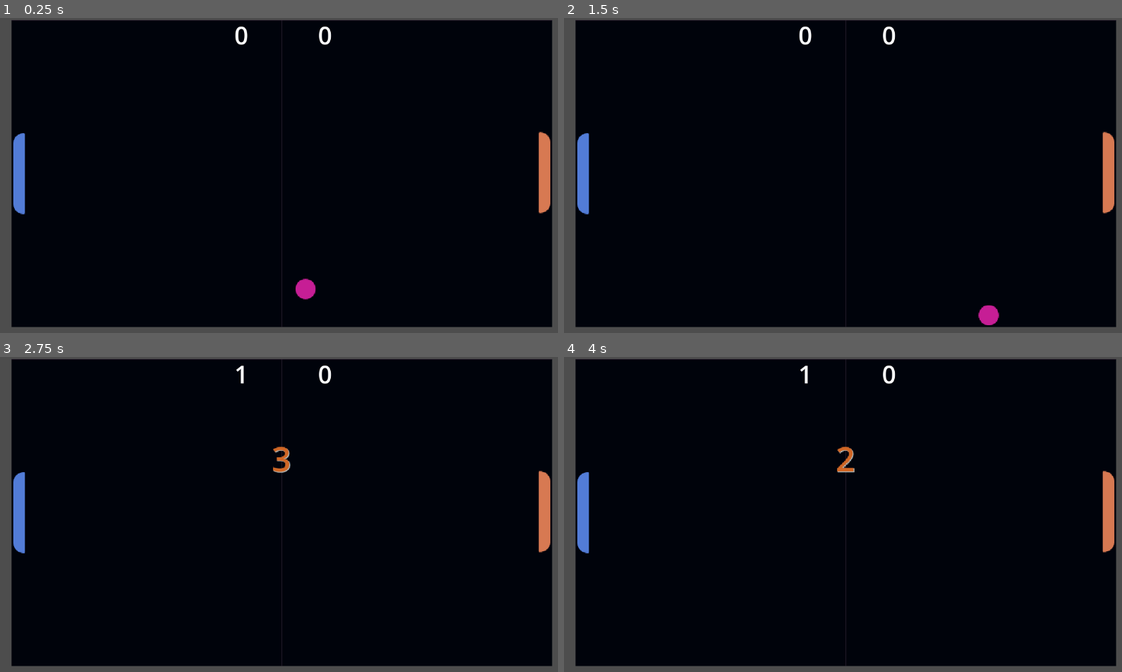
Above: before the commit, frames 1-4 (two rows, left to right).
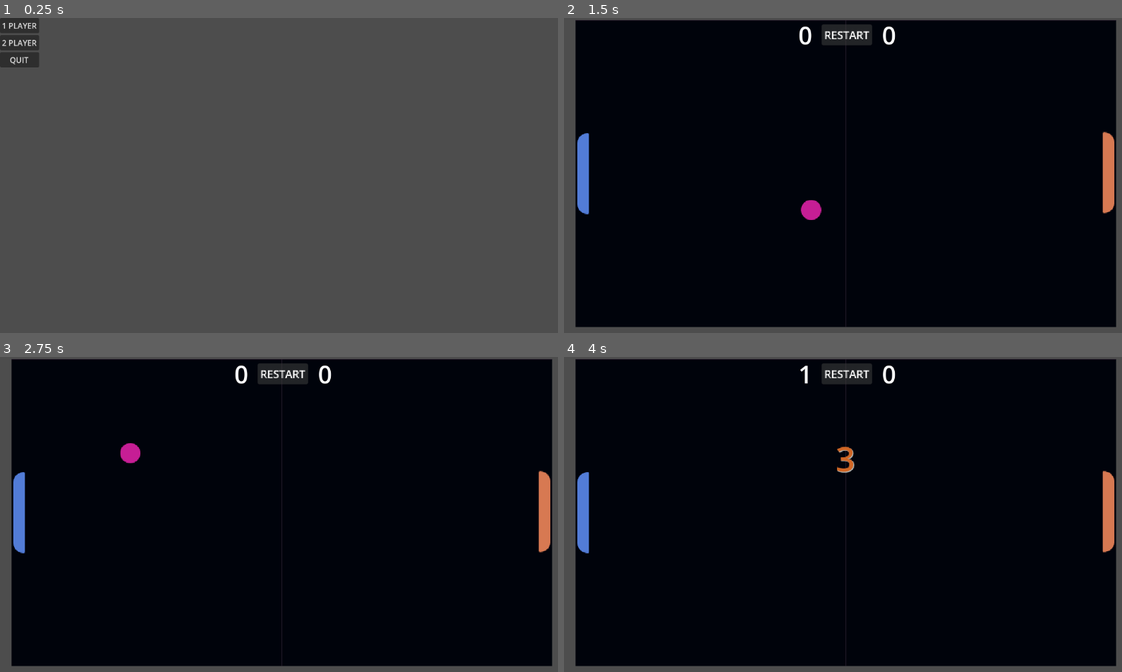
Above: after the commit, the same moments.

Repository: ZYeagerist/Pong_Game
Game: Godot game, scene res://Scenes/menu.tscn
The game is run twice, just before and just after one commit, with the same random seed, the same clock (stepped at 60 frames per second) and the same inputs. Before the commit the project starts from res://Scenes/world_scene.tscn.
Inputs (mouse positions are in pixels of both pictures, inside the frame that each line leads up to):
- Up to frame 1 (0.25 s): no input
- Up to frame 2 (1.5 s): click (586, 43) at 0.5 s, where only the run after the commit has a clickable "2 PLAYER"; click (848, 33) at 1.25 s, where only the run after the commit has a clickable "RESTART"
- Up to frame 3 (2.75 s): click (284, 372) at 2 s, where only the run after the commit has a clickable "RESTART"
- Up to frame 4 (4 s): click (848, 372) at 2.75 s, where only the run after the commit has a clickable "RESTART"; hold Up (up) from 3.53 s (still down); hold S (s) from 3.53 s (still down); tap W (w) at 3.8 s

The runs differ from the first frame. In frame 1, 95% of the frame differs, in the area x 0-99%, y 0-99%; in frame 2, 1.0%; in frame 3, 1.0%; in frame 4, 0.7%.

Commit message:
Final commit V1
Final commit

Changed a few things. gave two player and one player options
with a menu. theres a restart button now and the cpu goes a bit slower everytime it hits the ball to compensate for its perfection

Will come back to this project. Moving on to flappy bird. Will come back and change one or two things every now and then

Diff:
--- /dev/null
+++ b/Menu.gd
@@ -0,0 +1,17 @@
+extends Control
+
+
+
+func _on_play_pressed():
+	GameSettings.current_mode = GameSettings.GameMode.ONE_PLAYER
+	get_tree().change_scene_to_file("res://Scenes/world_scene.tscn")
+
+
+
+func _on_quit_pressed():
+	get_tree().quit()
+
+
+func _on__player_pressed():
+	GameSettings.current_mode = GameSettings.GameMode.TWO_PLAYER
+	get_tree().change_scene_to_file("res://Scenes/world_scene.tscn")
--- a/Scenes/Ball.gd
+++ b/Scenes/Ball.gd
@@ -1,11 +1,16 @@
 extends CharacterBody2D
 
-var ball_speed = 200
+var ball_speed = 500
 var ball_accel = 50
 var speed : int
 var ball_movement : Vector2
+var MAX_Y_VECTOR : float = 0.6
+
 
 func _ready():
+	var sprite = $"../Player/Sprite2D"
+	var p_height = sprite.texture.get_height()
+	print(p_height)
 	new_ball()
 
 
@@ -33,3 +38,6 @@
 			ball_movement = ball_movement.bounce(collision.get_normal())
 		else:
 			ball_movement = ball_movement.bounce(collision.get_normal())
+	if collider == $"../Computer":
+		$"../Computer".speed -= 10
+		print($"../Computer".speed)
--- a/Scenes/Computer.gd
+++ b/Scenes/Computer.gd
@@ -1,12 +1,13 @@
 extends CharacterBody2D
 
 @export var speed = 400
+var ball
 
 
+func _ready():
+	ball = $"../Ball"
 
-
-
-func _physics_process(delta):
+func handle_two_player_input(delta):
 	var input = Vector2()
 
 	if Input.is_action_pressed("w"):
@@ -14,8 +15,25 @@
 	if Input.is_action_pressed("s"):
 		input.y += 1
 
-
-
 	velocity = input * speed
 	input.normalized()
 	input = move_and_slide()
+
+
+func handle_one_player_input(delta):
+	var input = Vector2(0, get_direction())
+	velocity = input * speed
+	input = move_and_slide()
+
+func get_direction():
+	if abs(ball.position.y - position.y) > 25:
+		if ball.position.y > position.y: return 1
+		else: return -1
+	else: return 0
+
+
+func _physics_process(delta):
+	if GameSettings.current_mode == GameSettings.GameMode.TWO_PLAYER:
+		handle_two_player_input(delta)
+	else:
+		handle_one_player_input(delta)
--- /dev/null
+++ b/Scenes/menu.tscn
@@ -0,0 +1,41 @@
+[gd_scene load_steps=2 format=3 uid="uid://c3eyjdquyieag"]
+
+[ext_resource type="Script" path="res://Menu.gd" id="1_wd5rd"]
+
+[node name="Menu" type="Control"]
+layout_mode = 3
+anchors_preset = 15
+anchor_right = 1.0
+anchor_bottom = 1.0
+grow_horizontal = 2
+grow_vertical = 2
+script = ExtResource("1_wd5rd")
+
+[node name="MarginContainer" type="MarginContainer" parent="."]
+layout_mode = 0
+offset_right = 40.0
+offset_bottom = 40.0
+
+[node name="VBoxContainer" type="VBoxContainer" parent="MarginContainer"]
+layout_mode = 2
+
+[node name="1 Player" type="Button" parent="MarginContainer/VBoxContainer"]
+layout_mode = 2
+text = "1 PLAYER"
+
+[node name="2 Player" type="Button" parent="MarginContainer/VBoxContainer"]
+layout_mode = 2
+text = "2 PLAYER"
+
+[node name="Quit" type="Button" parent="MarginContainer/VBoxContainer"]
+layout_mode = 2
+text = "QUIT"
+
+[node name="Timer" type="Timer" parent="."]
+wait_time = 3.0
+one_shot = true
+
+[connection signal="pressed" from="MarginContainer/VBoxContainer/1 Player" to="." method="_on_play_pressed"]
+[connection signal="pressed" from="MarginContainer/VBoxContainer/2 Player" to="." method="_on__player_pressed"]
+[connection signal="pressed" from="MarginContainer/VBoxContainer/Quit" to="." method="_on_quit_pressed"]
+[connection signal="timeout" from="Timer" to="." method="_on_timer_timeout"]
--- a/Scenes/world_scene.gd
+++ b/Scenes/world_scene.gd
@@ -18,12 +18,14 @@
 
 
 
+
+
 func reset_speed():
 
 	new_player_speed = 0
 	$Player.speed = new_player_speed
 	new_computer_speed = 0
-	$Computer.speed = new_player_speed
+	$Computer.speed = new_computer_speed
 
 
 
@@ -74,3 +76,8 @@
 	$Computer.speed = 400
 	$Ball.show()
 	$Ball.ball_movement = $Ball.random_direction()
+
+
+
+func _on_restart_pressed():
+	get_tree().reload_current_scene()
--- a/Scenes/world_scene.tscn
+++ b/Scenes/world_scene.tscn
@@ -1,12 +1,11 @@
-[gd_scene load_steps=18 format=3 uid="uid://h1r7utk8gtn2"]
+[gd_scene load_steps=16 format=3 uid="uid://h1r7utk8gtn2"]
 
 [ext_resource type="Texture2D" uid="uid://bksxumr55ahwh" path="res://Assets/Board.png" id="1_v3gex"]
 [ext_resource type="Script" path="res://Scripts/Player_2d.gd" id="2_t7nvd"]
 [ext_resource type="Script" path="res://Scenes/world_scene.gd" id="2_xiw4f"]
 [ext_resource type="Texture2D" uid="uid://b5o23nwu2aesa" path="res://Assets/Player.png" id="3_81la5"]
-[ext_resource type="Texture2D" uid="uid://b23kgirec6jvp" path="res://Assets/Computer.png" id="4_vwvk0"]
 [ext_resource type="Script" path="res://Scenes/Ball.gd" id="5_2pjcf"]
-[ext_resource type="Script" path="res://Scenes/Computer.gd" id="5_p80kc"]
+[ext_resource type="PackedScene" uid="uid://cx0b56k0jno3c" path="res://computer.tscn" id="5_q07eu"]
 [ext_resource type="AudioStream" uid="uid://bnl2xadvtaq6b" path="res://Sounds/254__noisecollector__pong-softsynth/4359__noisecollector__pongblipf4.wav" id="5_rplpl"]
 [ext_resource type="Texture2D" uid="uid://b1bkcgml3xc0o" path="res://Assets/Ball.png" id="6_i6b7f"]
 [ext_resource type="AudioStream" uid="uid://cqhd5bm768pej" path="res://Sounds/arcade-70780.mp3" id="9_h86fy"]
@@ -15,9 +14,6 @@
 
 [sub_resource type="RectangleShape2D" id="RectangleShape2D_oy2ng"]
 size = Vector2(18.3233, 119)
-
-[sub_resource type="RectangleShape2D" id="RectangleShape2D_j4wx5"]
-size = Vector2(18.3232, 119)
 
 [sub_resource type="RectangleShape2D" id="RectangleShape2D_x01v8"]
 size = Vector2(803.889, 20)
@@ -47,17 +43,7 @@
 position = Vector2(0.838348, -0.356293)
 shape = SubResource("RectangleShape2D_oy2ng")
 
-[node name="Computer" type="CharacterBody2D" parent="."]
-position = Vector2(-389.113, 0)
-collision_mask = 3
-script = ExtResource("5_p80kc")
-
-[node name="Sprite2D" type="Sprite2D" parent="Computer"]
-texture = ExtResource("4_vwvk0")
-
-[node name="CollisionShape2D" type="CollisionShape2D" parent="Computer"]
-position = Vector2(-0.838379, -0.356293)
-shape = SubResource("RectangleShape2D_j4wx5")
+[node name="Computer" parent="." instance=ExtResource("5_q07eu")]
 
 [node name="Boundary" type="StaticBody2D" parent="."]
 position = Vector2(0, -236.574)
@@ -152,6 +138,32 @@
 [node name="Countdown" type="AudioStreamPlayer2D" parent="."]
 stream = ExtResource("12_mui0h")
 
+[node name="MarginContainer" type="MarginContainer" parent="."]
+offset_left = -35.5072
+offset_top = -221.014
+offset_right = 39.4928
+offset_bottom = -181.014
+
+[node name="VBoxContainer" type="VBoxContainer" parent="MarginContainer"]
+layout_mode = 2
+
+[node name="Restart" type="Button" parent="MarginContainer/VBoxContainer"]
+layout_mode = 2
+theme_override_colors/font_color = Color(0.729243, 0.50687, 0.379501, 1)
+theme_override_colors/font_pressed_color = Color(0.897391, 0.662878, 0.505876, 1)
+theme_override_colors/font_hover_color = Color(1, 1, 1, 1)
+theme_override_colors/font_focus_color = Color(1, 1, 1, 1)
+theme_override_colors/font_hover_pressed_color = Color(1, 1, 1, 1)
+theme_override_colors/font_disabled_color = Color(0.95158, 0.95158, 0.95158, 1)
+theme_override_colors/font_outline_color = Color(1, 1, 1, 1)
+theme_override_colors/icon_normal_color = Color(1, 1, 1, 1)
+theme_override_colors/icon_pressed_color = Color(1, 1, 1, 1)
+theme_override_colors/icon_hover_color = Color(1, 1, 1, 1)
+theme_override_colors/icon_hover_pressed_color = Color(1, 1, 1, 1)
+theme_override_colors/icon_focus_color = Color(0.920907, 0.851741, 0.790522, 1)
+text = "RESTART"
+
 [connection signal="body_entered" from="GoalPostRight" to="." method="_on_goal_post_right_body_entered"]
 [connection signal="body_entered" from="GoalPostLeft" to="." method="_on_goal_post_left_body_entered"]
 [connection signal="timeout" from="BallTimer" to="." method="_on_ball_timer_timeout"]
+[connection signal="pressed" from="MarginContainer/VBoxContainer/Restart" to="." method="_on_restart_pressed"]
--- a/Scripts/Player_2d.gd
+++ b/Scripts/Player_2d.gd
@@ -1,6 +1,7 @@
 extends CharacterBody2D
 
 @export var speed = 400
+var p_height : float
 
 
 
--- /dev/null
+++ b/computer.tscn
@@ -0,0 +1,19 @@
+[gd_scene load_steps=4 format=3 uid="uid://cx0b56k0jno3c"]
+
+[ext_resource type="Script" path="res://Scenes/Computer.gd" id="1_jxr63"]
+[ext_resource type="Texture2D" uid="uid://b23kgirec6jvp" path="res://Assets/Computer.png" id="2_mh5rr"]
+
+[sub_resource type="RectangleShape2D" id="RectangleShape2D_j4wx5"]
+size = Vector2(18.3232, 119)
+
+[node name="Computer" type="CharacterBody2D"]
+position = Vector2(-389.113, 0)
+collision_mask = 3
+script = ExtResource("1_jxr63")
+
+[node name="Sprite2D" type="Sprite2D" parent="."]
+texture = ExtResource("2_mh5rr")
+
+[node name="CollisionShape2D" type="CollisionShape2D" parent="."]
+position = Vector2(-0.838379, -0.356293)
+shape = SubResource("RectangleShape2D_j4wx5")
--- /dev/null
+++ b/game_settings.gd
@@ -0,0 +1,8 @@
+extends Node
+
+enum GameMode {
+	ONE_PLAYER,
+	TWO_PLAYER
+}
+
+var current_mode: GameMode = GameMode.ONE_PLAYER
--- a/project.godot
+++ b/project.godot
@@ -11,8 +11,12 @@
 [application]
 
 config/name="Pong"
-run/main_scene="res://Scenes/world_scene.tscn"
+run/main_scene="res://Scenes/menu.tscn"
 config/features=PackedStringArray("4.2", "Forward Plus")
+
+[autoload]
+
+GameSettings="*res://game_settings.gd"
 
 [input]
 
Not shown, added: men2472.tmp
Not shown, added: men7854.tmp
Not shown, added: men9D54.tmp
